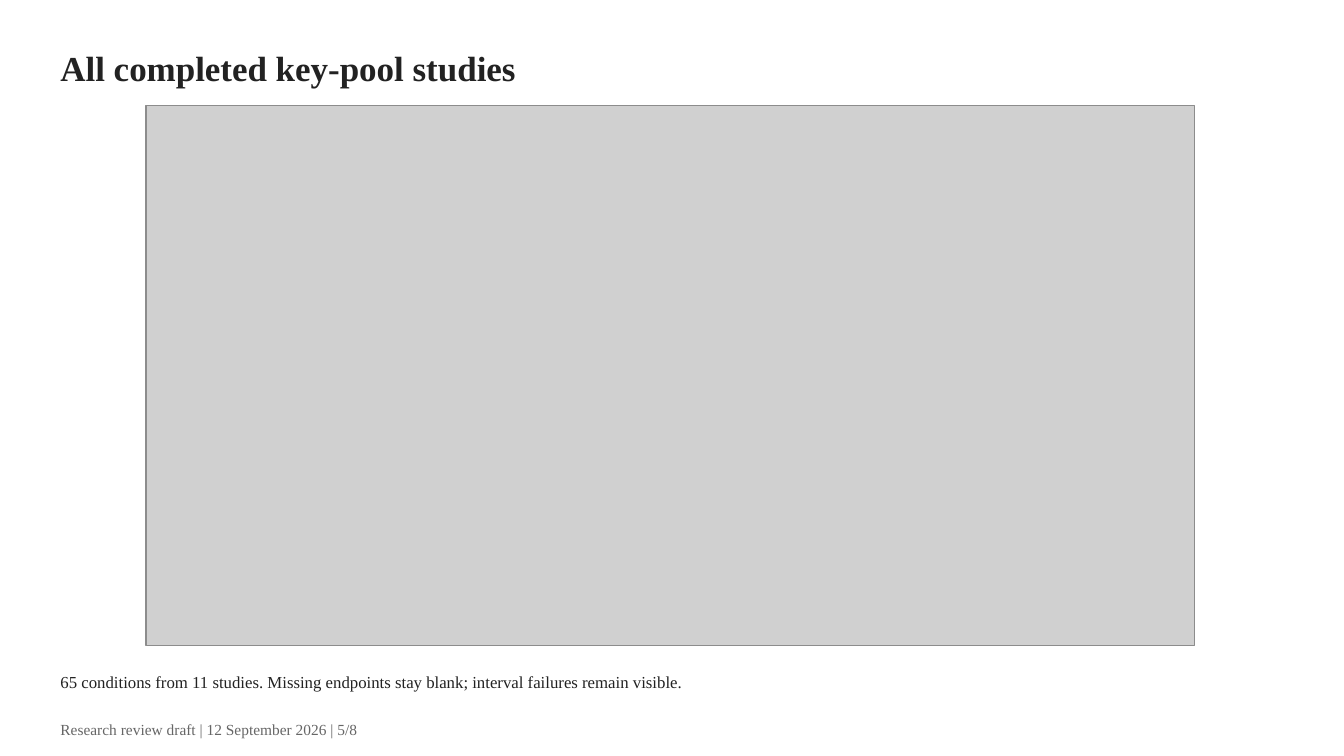
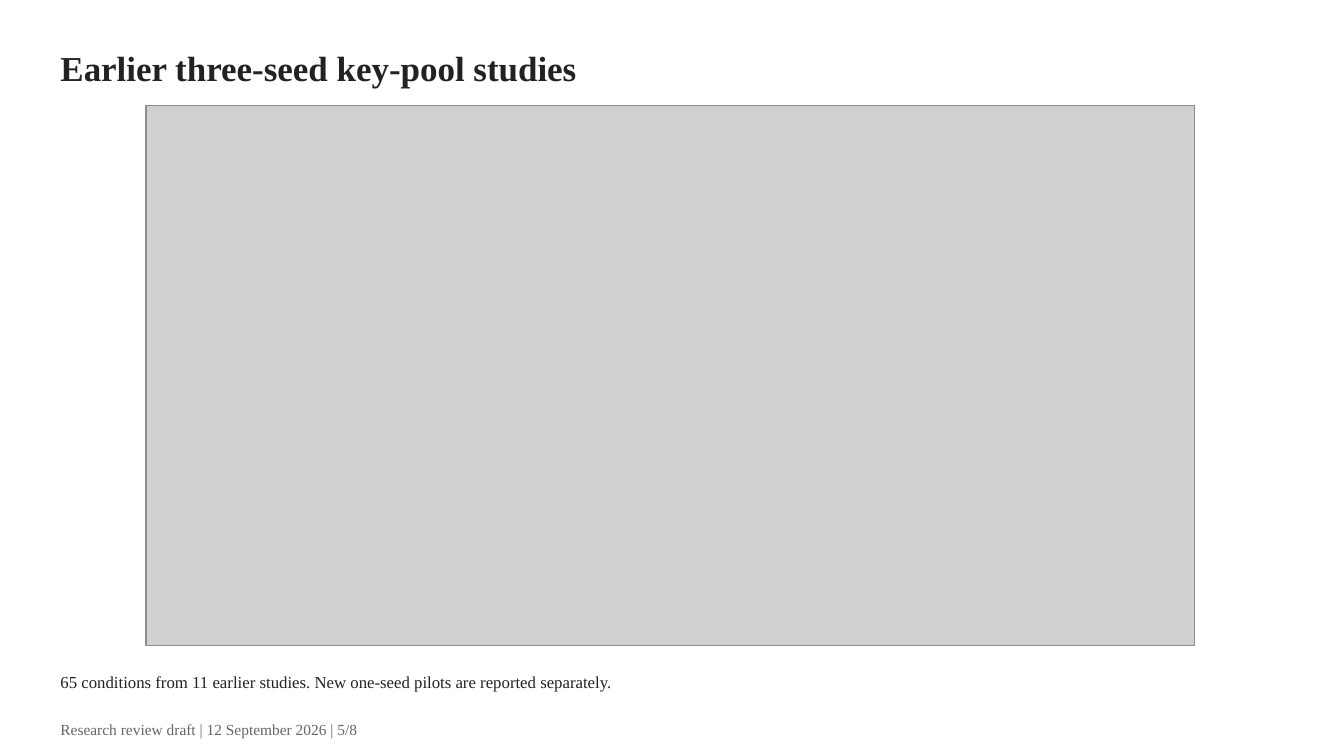
Before and after one commit to gigioneggiando/biometric-template-leakage, a slide deck: slide 5 of reports/slides/research_review.pptx. Drawn at 1344x756 pixels with LibreOffice and Linux fonts; fonts in the diff are those of the drawing; grey boxes stand for pictures. Boxes give left, top, right and bottom in pixels: in the first picture for what was removed or moved away, otherwise in the second. Text is boxed around its words. In the diff, an @@ line names an element or a change of style, - is before the commit and + after.

Commit message:
Report approved scheme pilots and refresh research evidence package

```diff
--- a/reports/slides/research_review.pptx
+++ b/reports/slides/research_review.pptx
@@ text at box(60, 56, 576, 89): text changed @@
-All completed key-pool studies
+Earlier three-seed key-pool studies
@@ text at box(60, 676, 611, 692): text changed @@
-65 conditions from 11 studies. Missing endpoints stay blank; interval failures remain visible.
+65 conditions from 11 earlier studies. New one-seed pilots are reported separately.
```
Also in this commit, not shown: 3 other slides changed, 1 slide added, 1 slide removed, 45 other files.
